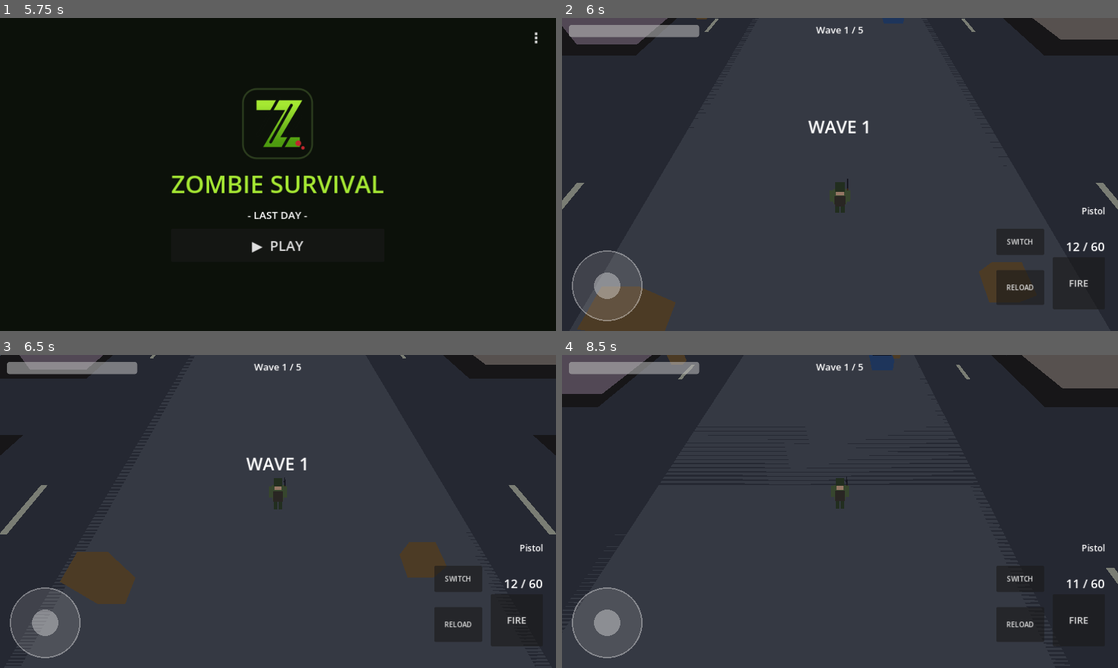
Above: before the commit, frames 1-4 (two rows, left to right).
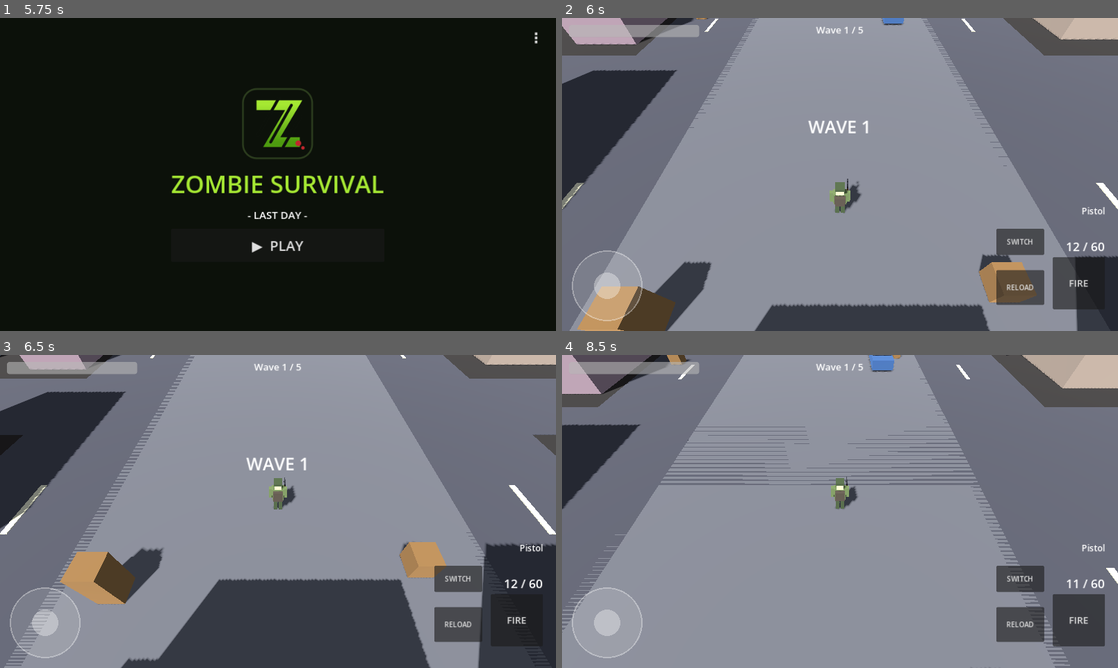
Above: after the commit, the same moments.

Repository: yousafj-dev/zombie-survival-game
Game: Godot game, scene res://scenes/title_screen.tscn
Two runs of this game, one before a commit and one after it. Both use one fixed random seed, a clock stepped at 60 frames per second and the inputs below.
Inputs (mouse positions are in pixels of both pictures, inside the frame that each line leads up to):
- Up to frame 1 (5.75 s): move the mouse to (400, 158) at 0.52 s; hold D 0.53-1.25 s; hold R 0.53-1.25 s; click (400, 158) at 0.67 s; tap Space at 0.77, 2.75, 3.77, 4.25 s; drag from (166, 190) to (250, 237) at 1.27 s; tap Enter at 2, 3.5, 5 s; move the mouse to (333, 105) at 2.02 s; hold D 2.03-2.75 s; hold R 2.03-2.75 s; drag from (250, 237) to (111, 127) at 2.77 s; move the mouse to (444, 221) at 3.52 s; hold A 3.53-4.25 s; hold R 3.53-4.25 s; drag from (111, 127) to (194, 96) at 4.27 s; move the mouse to (305, 174) at 5.02 s; hold S from 5.03 s (still down); hold R from 5.03 s (still down); click (305, 174) at 5.17 s
- Up to frame 2 (6 s): release S at 5.75 s; release R at 5.75 s; click "▶ PLAY" at 5.75 s
- Up to frame 3 (6.5 s): no input
- Up to frame 4 (8.5 s): drag from (606, 624) to (728, 527) at 6.52 s; move the mouse to (962, 495) at 7.27 s; hold W 7.28-8 s; hold R 7.28-8 s; tap Space at 7.52 s; drag from (728, 527) to (812, 574) at 8.02 s

Frame 1 is identical in both runs. In frame 2, 88% of the frame differs, in the area x 0-100%, y 0-100%; in frame 3, 76%; in frame 4, 96%.

Commit message:
Fix Sun direction: basis for rotation (-50,-30,0) so light shines downward

Diff:
--- a/scenes/game.tscn
+++ b/scenes/game.tscn
@@ -399,7 +399,7 @@
 environment = SubResource("env")
 
 [node name="Sun" type="DirectionalLight3D" parent="."]
-transform = Transform3D(0.866, 0, 0.5, 0.383, 0.643, -0.663, -0.322, 0.766, 0.557, 0, 12, 0)
+transform = Transform3D(0.866025, 0.383022, -0.321394, 0, 0.642788, 0.766044, 0.5, -0.663414, 0.55667, 0, 12, 0)
 light_energy = 1.25
 shadow_enabled = true
 
